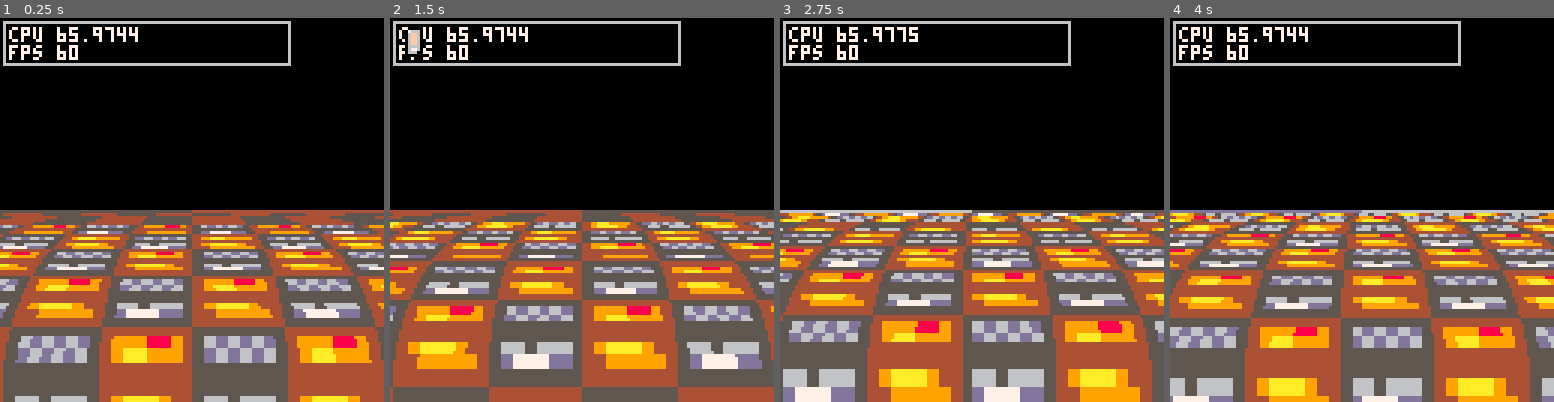
Above: before the commit, frames 1-4 (left to right).
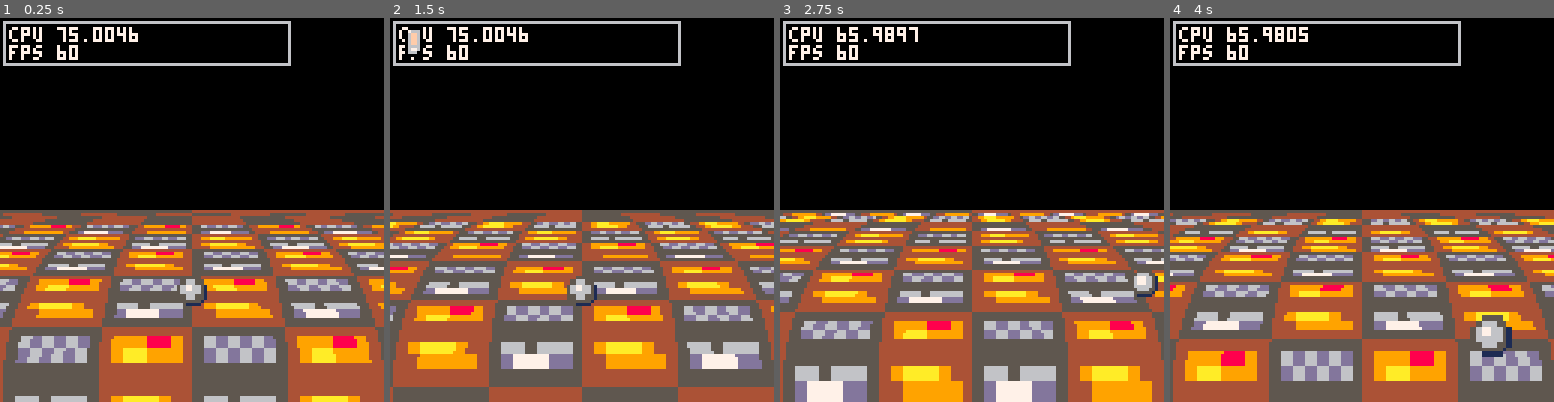
Above: after the commit, the same moments.

Repository: Shfty/carts
Game: PICO-8 cartridge linescrolling/palettescroll.p8
Same seed, same stepped clock (60 frames per second), same inputs: the game is played once before the commit and once after it.
Inputs:
- Up to frame 1 (0.25 s): no input
- Up to frame 2 (1.5 s): tap X (X key) at 0.33, 1.07 s; tap O (Z key) at 0.7 s
- Up to frame 3 (2.75 s): hold Right 1.6-2.1 s; tap O (Z key) at 1.7, 2.1, 2.5 s; tap X (X key) at 1.85 s; hold Up 2.15-2.42 s; hold Right from 2.47 s (still down)
- Up to frame 4 (4 s): tap O (Z key) at 2.9, 3.3, 3.7 s; tap X (X key) at 2.97 s; release Right at 3.03 s; hold Left 3.08-3.58 s; hold Down 3.63-3.97 s

The runs differ from the first frame. In frame 1, 0.8% of the frame differs, in the area x 0-100%, y 2-75%; in frame 2, 0.9%; in frame 3, 25%; in frame 4, 43%, in the area x 0-100%, y 2-100%.

Commit message:
Initial sprite positioning/scaling in palettescroll

Diff:
--- a/linescrolling/palettescroll.p8
+++ b/linescrolling/palettescroll.p8
@@ -61,14 +61,16 @@
 palfield_ph = 64
 
 function scroll_palfield(y,ph)
-		return 0
+	local ph = palfield_ph
+	return 0
 end
 
 function scale_palfield(y,ph)
-		local ny = y/ph
-		local sc = sin(ny/4-0.5)^0.25
-		sc *= 4
-		return sc
+	local ph = palfield_ph
+	local ny = y/ph
+	local sc = sin(ny/4-0.5)^0.25
+	sc *= 4
+	return sc
 end
 
 -- public
@@ -169,7 +172,7 @@
 	local y = y or 0
 
  local s = palfield_py
- local e = s + palfield_ph
+ local e = s+palfield_ph
  local oy = y
 	for iy=s,e do
 		scan_palfield(
@@ -205,10 +208,13 @@
 -- main
 
 update_palfield_sync = false
-update_palfield_async = false
+update_palfield_async = true
 
 scrollx = 0
 scrolly = 0
+
+ax = 64
+ay = 96
 
 function _init()
 	if update_palfield_sync then
@@ -224,19 +230,23 @@
 	ctick_palfield()
 
 	if btn(0) then
-		scrollx -= 1
+		ax -= 1
+		ax = max(ax,48)
 	end
 
 	if btn(1) then
-		scrollx += 1
+		ax += 1
+		ax = min(ax,80)
 	end
 
 	if btn(2) then
-		scrolly -= 0.5
+		ay -= 1
+		ay = max(ay,65)
 	end
 
 	if btn(3) then
-		scrolly += 0.5
+		ay += 1
+		ay = min(ay,128)
 	end
 
 	if btnp(4) then
@@ -261,17 +271,41 @@
 	)
 
 	draw_perfhud()
-end
-
+
+	local ax = ax
+	local ay = ay
+
+	local ly = ay-palfield_py
+	local sc = ly/palfield_ph
+
+	sc *= 2
+	sc += 0.25
+
+	local aw = 8*sc
+	local ah = 8*sc
+
+	-- scaled position
+	ax -= 64
+	ax += scroll_palfield(ly)
+	ax *= scale_palfield(ly)
+	ax += 64
+
+	sspr(
+		8,0,
+		8,8,
+		ax-aw/2,ay-ah,
+		aw,ah
+	)
+end
 __gfx__
-00000000000000000000000000000000000000000000000000000000000000000000000000000000000000000000000000000000000000000000000000000000
-00000000000000000000000000000000000000000000000000000000000000000000000000000000000000000000000000000000000000000000000000000000
-00700700000000000000000000000000000000000000000000000000000000000000000000000000000000000000000000000000000000000000000000000000
-00077000000000000000000000000000000000000000000000000000000000000000000000000000000000000000000000000000000000000000000000000000
-00077000000000000000000000000000000000000000000000000000000000000000000000000000000000000000000000000000000000000000000000000000
-00700700000000000000000000000000000000000000000000000000000000000000000000000000000000000000000000000000000000000000000000000000
-00000000000000000000000000000000000000000000000000000000000000000000000000000000000000000000000000000000000000000000000000000000
-00000000000000000000000000000000000000000000000000000000000000000000000000000000000000000000000000000000000000000000000000000000
+00000000005555000000000000000000000000000000000000000000000000000000000000000000000000000000000000000000000000000000000000000000
+00000000056665500000000000000000000000000000000000000000000000000000000000000000000000000000000000000000000000000000000000000000
+00700700567766510000000000000000000000000000000000000000000000000000000000000000000000000000000000000000000000000000000000000000
+00077000567766510000000000000000000000000000000000000000000000000000000000000000000000000000000000000000000000000000000000000000
+00077000566666510000000000000000000000000000000000000000000000000000000000000000000000000000000000000000000000000000000000000000
+00700700556665510000000000000000000000000000000000000000000000000000000000000000000000000000000000000000000000000000000000000000
+00000000055555100000000000000000000000000000000000000000000000000000000000000000000000000000000000000000000000000000000000000000
+00000000001111000000000000000000000000000000000000000000000000000000000000000000000000000000000000000000000000000000000000000000
 00000000000000000000000000000000000000000000000000000000000000000000000000000000000000000000000000000000000000000000000000000000
 00000000000000000000000000000000000000000000000000000000000000000000000000000000000000000000000000000000000000000000000000000000
 00000000000000000000000000000000000000000000000000000000000000000000000000000000000000000000000000000000000000000000000000000000
@@ -392,36 +426,3 @@
 f0000111122223333444455556666777788889999aaaabbbbccccddddeeeefff0000111122223333444455556666777788889999aaaabbbbccccddddeeeeffff
 f0000111122223333444455556666777788889999aaaabbbbccccddddeeeefff0000111122223333444455556666777788889999aaaabbbbccccddddeeeeffff
 f0000111122223333444455556666777788889999aaaabbbbccccddddeeeefff0000111122223333444455556666777788889999aaaabbbbccccddddeeeeffff
-__map__
-0101010101010101010101010101010101010101010101010101010101010101000000000000000000000000000000000000000000000000000000000000000000000000000000000000000000000000000000000000000000000000000000000000000000000000000000000000000000000000000000000000000000000000
-0101010101010101010101010101010101010101010101010101010101010101000000000000000000000000000000000000000000000000000000000000000000000000000000000000000000000000000000000000000000000000000000000000000000000000000000000000000000000000000000000000000000000000
-0101010101010101010101010101010101010101010101010101010101010101000000000000000000000000000000000000000000000000000000000000000000000000000000000000000000000000000000000000000000000000000000000000000000000000000000000000000000000000000000000000000000000000
-0101010101010101010101010101010101010101010101010101010101010101000000000000000000000000000000000000000000000000000000000000000000000000000000000000000000000000000000000000000000000000000000000000000000000000000000000000000000000000000000000000000000000000
-0101010101010101010101010101010101010101010101010101010101010101000000000000000000000000000000000000000000000000000000000000000000000000000000000000000000000000000000000000000000000000000000000000000000000000000000000000000000000000000000000000000000000000
-0101010101010101010101010101010101010101010101010101010101010101000000000000000000000000000000000000000000000000000000000000000000000000000000000000000000000000000000000000000000000000000000000000000000000000000000000000000000000000000000000000000000000000
-0101010101010101010101010101010101010101010101010101010101010101000000000000000000000000000000000000000000000000000000000000000000000000000000000000000000000000000000000000000000000000000000000000000000000000000000000000000000000000000000000000000000000000
-0101010101010101010101010101010101010101010101010101010101010101000000000000000000000000000000000000000000000000000000000000000000000000000000000000000000000000000000000000000000000000000000000000000000000000000000000000000000000000000000000000000000000000
-0101010101010101010101010101010101010101010101010101010101010101000000000000000000000000000000000000000000000000000000000000000000000000000000000000000000000000000000000000000000000000000000000000000000000000000000000000000000000000000000000000000000000000
-0101010101010101010101010101010101010101010101010101010101010101000000000000000000000000000000000000000000000000000000000000000000000000000000000000000000000000000000000000000000000000000000000000000000000000000000000000000000000000000000000000000000000000
-0101010101010101010101010101010101010101010101010101010101010101000000000000000000000000000000000000000000000000000000000000000000000000000000000000000000000000000000000000000000000000000000000000000000000000000000000000000000000000000000000000000000000000
-0101010101010101010101010101010101010101010101010101010101010101000000000000000000000000000000000000000000000000000000000000000000000000000000000000000000000000000000000000000000000000000000000000000000000000000000000000000000000000000000000000000000000000
-0101010101010101010101010101010101010101010101010101010101010101000000000000000000000000000000000000000000000000000000000000000000000000000000000000000000000000000000000000000000000000000000000000000000000000000000000000000000000000000000000000000000000000
-0101010101010101010101010101010101010101010101010101010101010101000000000000000000000000000000000000000000000000000000000000000000000000000000000000000000000000000000000000000000000000000000000000000000000000000000000000000000000000000000000000000000000000
-0101010101010101010101010101010101010101010101010101010101010101000000000000000000000000000000000000000000000000000000000000000000000000000000000000000000000000000000000000000000000000000000000000000000000000000000000000000000000000000000000000000000000000
-0101010101010101010101010101010101010101010101010101010101010101000000000000000000000000000000000000000000000000000000000000000000000000000000000000000000000000000000000000000000000000000000000000000000000000000000000000000000000000000000000000000000000000
-0101010101010101010101010101010101010101010101010101010101010101000000000000000000000000000000000000000000000000000000000000000000000000000000000000000000000000000000000000000000000000000000000000000000000000000000000000000000000000000000000000000000000000
-0101010101010101010101010101010101010101010101010101010101010101000000000000000000000000000000000000000000000000000000000000000000000000000000000000000000000000000000000000000000000000000000000000000000000000000000000000000000000000000000000000000000000000
-0101010101010101010101010101010101010101010101010101010101010101000000000000000000000000000000000000000000000000000000000000000000000000000000000000000000000000000000000000000000000000000000000000000000000000000000000000000000000000000000000000000000000000
-0101010101010101010101010101010101010101010101010101010101010101000000000000000000000000000000000000000000000000000000000000000000000000000000000000000000000000000000000000000000000000000000000000000000000000000000000000000000000000000000000000000000000000
-0101010101010101010101010101010101010101010101010101010101010101000000000000000000000000000000000000000000000000000000000000000000000000000000000000000000000000000000000000000000000000000000000000000000000000000000000000000000000000000000000000000000000000
-0101010101010101010101010101010101010101010101010101010101010101000000000000000000000000000000000000000000000000000000000000000000000000000000000000000000000000000000000000000000000000000000000000000000000000000000000000000000000000000000000000000000000000
-0101010101010101010101010101010101010101010101010101010101010101000000000000000000000000000000000000000000000000000000000000000000000000000000000000000000000000000000000000000000000000000000000000000000000000000000000000000000000000000000000000000000000000
-0101010101010101010101010101010101010101010101010101010101010101000000000000000000000000000000000000000000000000000000000000000000000000000000000000000000000000000000000000000000000000000000000000000000000000000000000000000000000000000000000000000000000000
-0101010101010101010101010101010101010101010101010101010101010101000000000000000000000000000000000000000000000000000000000000000000000000000000000000000000000000000000000000000000000000000000000000000000000000000000000000000000000000000000000000000000000000
-0101010101010101010101010101010101010101010101010101010101010101000000000000000000000000000000000000000000000000000000000000000000000000000000000000000000000000000000000000000000000000000000000000000000000000000000000000000000000000000000000000000000000000
-0101010101010101010101010101010101010101010101010101010101010101000000000000000000000000000000000000000000000000000000000000000000000000000000000000000000000000000000000000000000000000000000000000000000000000000000000000000000000000000000000000000000000000
-0101010101010101010101010101010101010101010101010101010101010101000000000000000000000000000000000000000000000000000000000000000000000000000000000000000000000000000000000000000000000000000000000000000000000000000000000000000000000000000000000000000000000000
-0101010101010101010101010101010101010101010101010101010101010101000000000000000000000000000000000000000000000000000000000000000000000000000000000000000000000000000000000000000000000000000000000000000000000000000000000000000000000000000000000000000000000000
-0101010101010101010101010101010101010101010101010101010101010101000000000000000000000000000000000000000000000000000000000000000000000000000000000000000000000000000000000000000000000000000000000000000000000000000000000000000000000000000000000000000000000000
-0101010101010101010101010101010101010101010101010101010101010101000000000000000000000000000000000000000000000000000000000000000000000000000000000000000000000000000000000000000000000000000000000000000000000000000000000000000000000000000000000000000000000000
-0101010101010101010101010101010101010101010101010101010101010101000000000000000000000000000000000000000000000000000000000000000000000000000000000000000000000000000000000000000000000000000000000000000000000000000000000000000000000000000000000000000000000000
